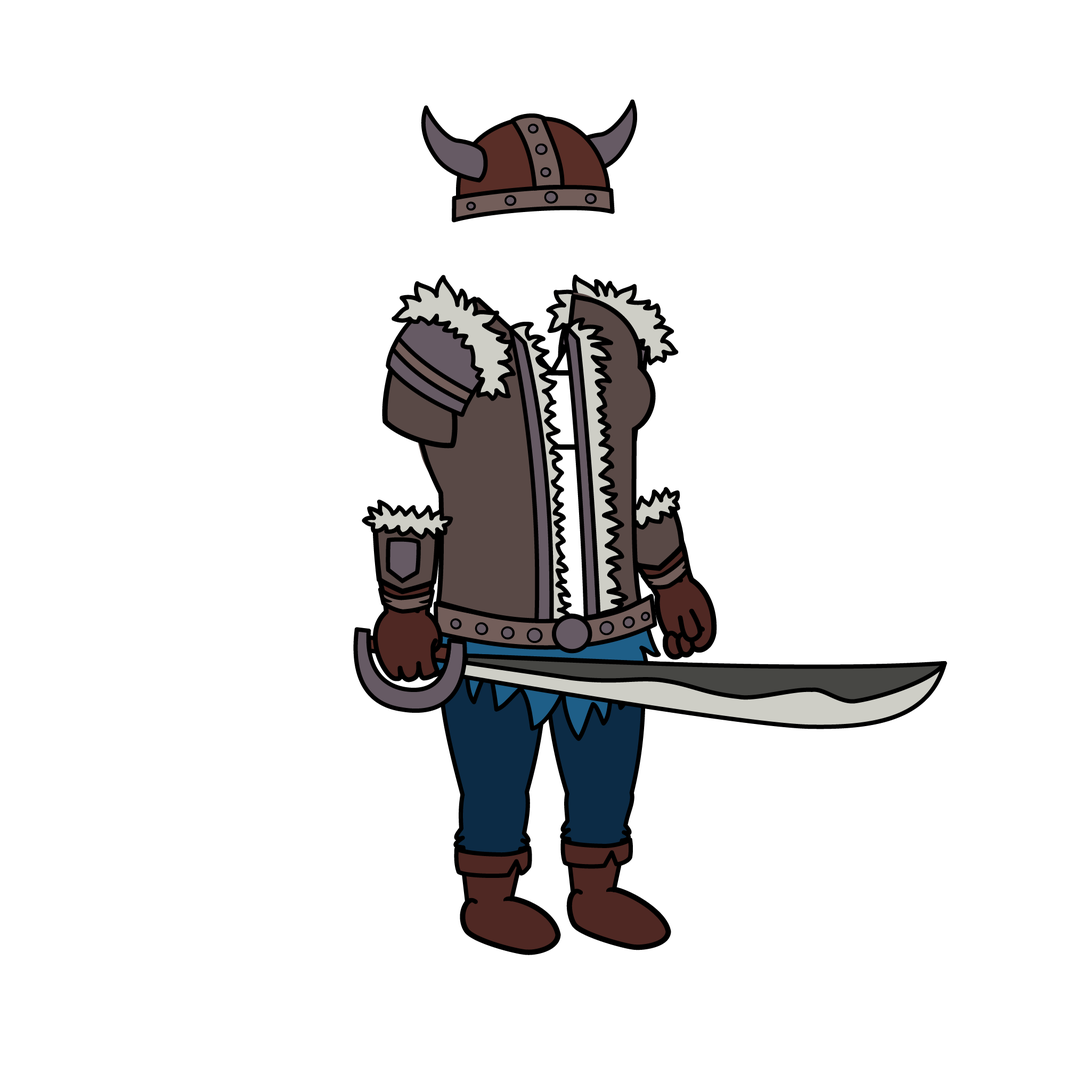
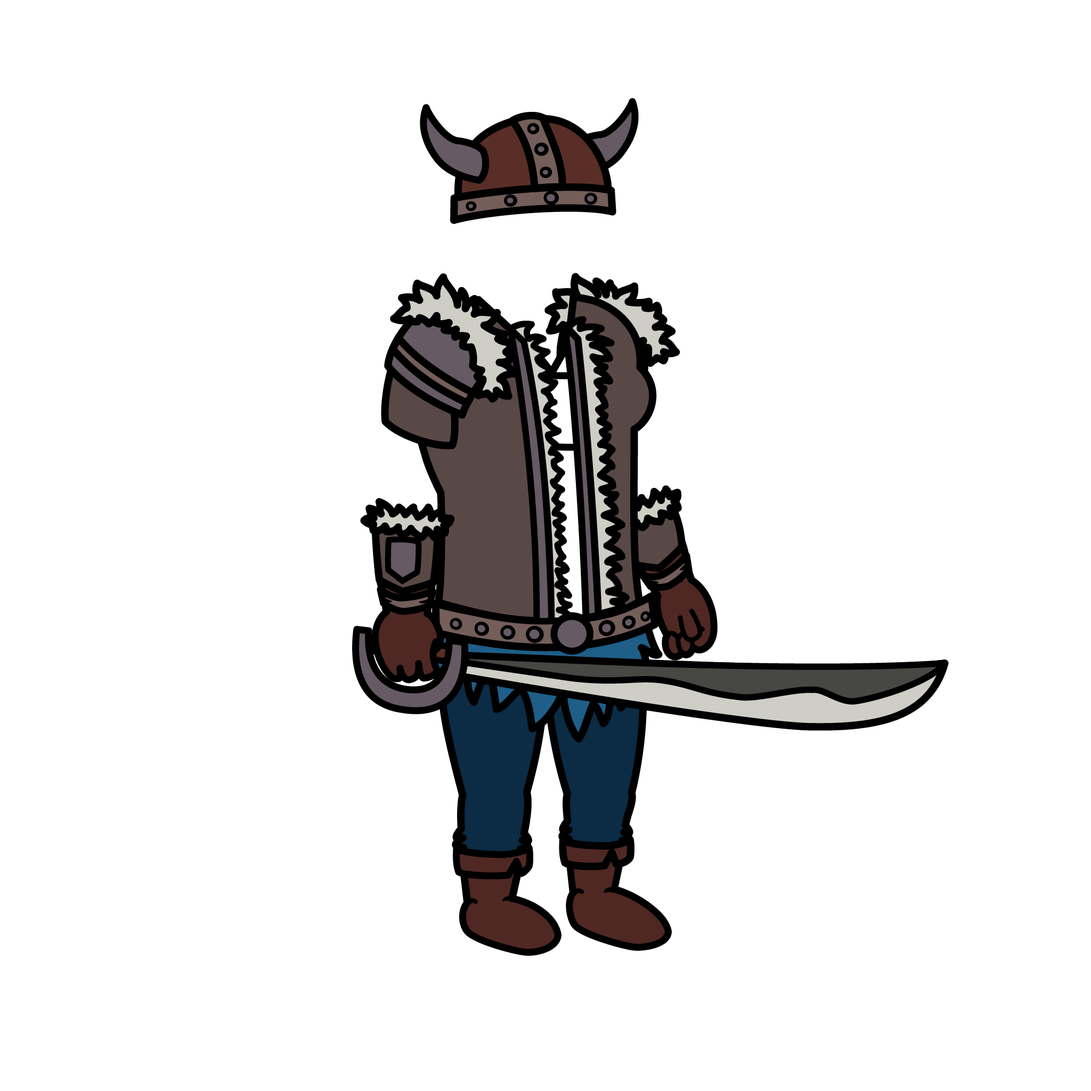
Layers edited between the first and the second 1091x1091 image:
painted on "C Shoulder_L" over bbox(381, 273, 519, 450)
painted on "C Arm_L" over bbox(360, 498, 456, 618)
painted on "C Hand_L" over bbox(372, 601, 445, 684)
painted on "Weapon" over bbox(352, 626, 950, 732)
painted on "Helmet" over bbox(419, 98, 640, 225)
painted on "Chest" over bbox(407, 292, 658, 626)
painted on "Pelvis" over bbox(425, 592, 664, 743)
painted on "P Thigh_L" over bbox(437, 568, 549, 799)
painted on "P Calf_L" over bbox(451, 756, 534, 907)
painted on "P Foot_L" over bbox(459, 889, 562, 957)
painted on "P Thigh_R" over bbox(542, 571, 648, 798)
painted on "P Calf_R" over bbox(558, 757, 637, 897)
painted on "P Foot_R" over bbox(566, 880, 673, 952)
painted on "C Shoulder_R" over bbox(544, 272, 681, 420)
painted on "C Arm_R" over bbox(601, 485, 697, 601)
painted on "C Hand_R" over bbox(653, 574, 718, 661)
